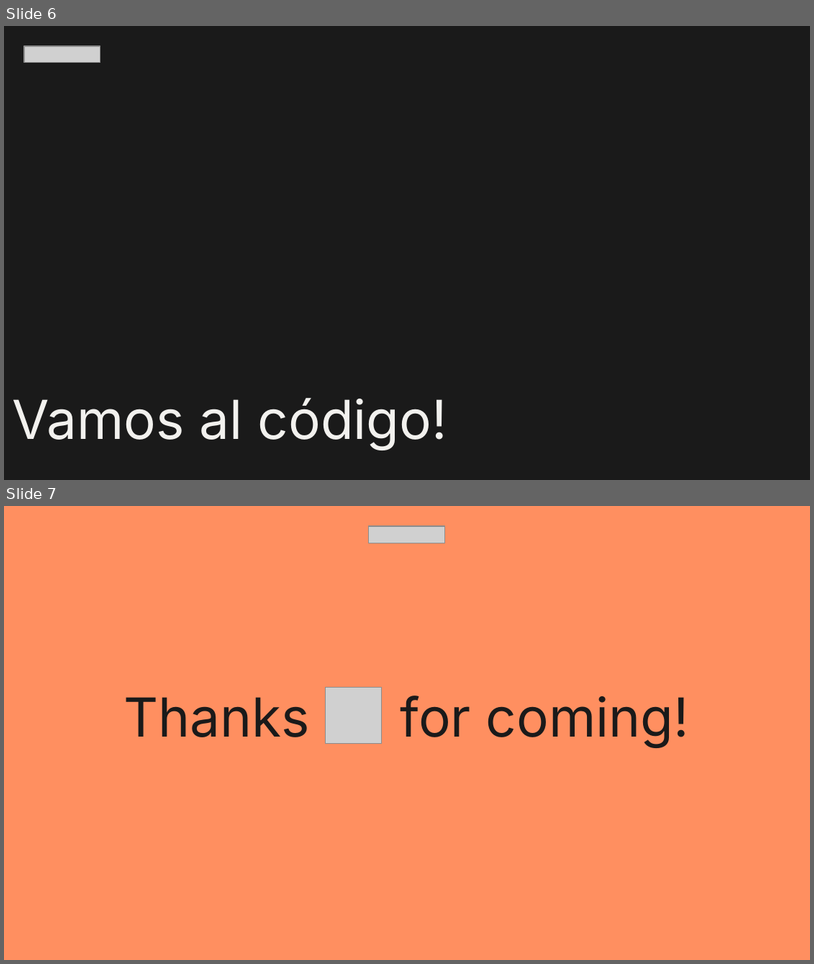
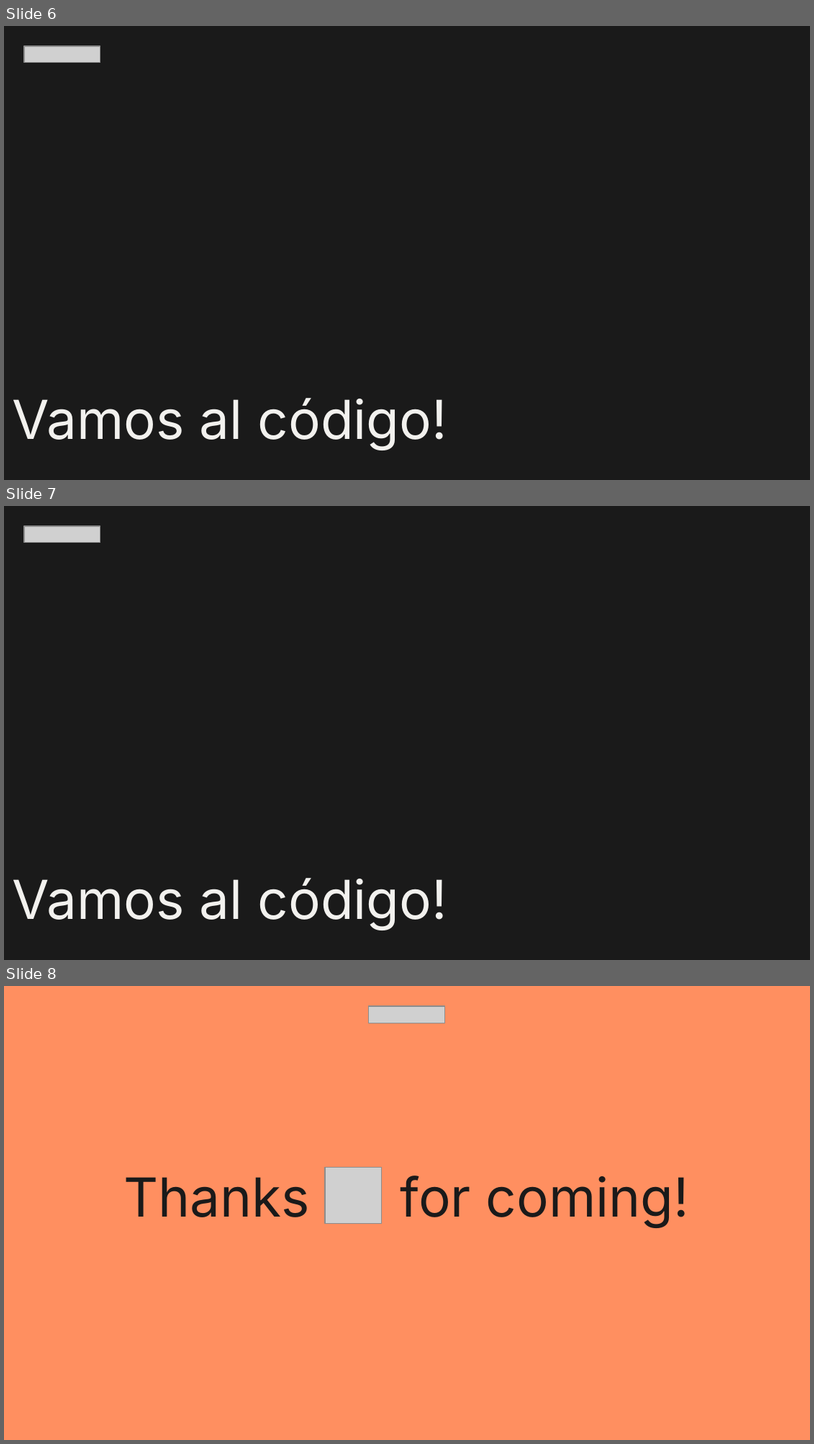
Before and after one commit to zyntonyson/bootcamp_ds_da, a slide deck: 09-da-v8-pruebas-hipotesis/26-Prueba-hipotesis.pptx. Shown one above the other, each under a label of ours: slides 6 and 7 before the commit, slides 6, 7 and 8 after it. The pictures are 814x964 and 814x1444 pixels, drawn with LibreOffice and Linux fonts; fonts in the diff are those of the drawing; grey boxes stand for pictures. Boxes give left, top, right and bottom in pixels: in the first picture for what was removed or moved away, otherwise in the second. Text is boxed around its words. In the diff, an @@ line names an element or a change of style, - is before the commit and + after.

```diff
--- a/09-da-v8-pruebas-hipotesis/26-Prueba-hipotesis.pptx
+++ b/09-da-v8-pruebas-hipotesis/26-Prueba-hipotesis.pptx
@@ slide 7 added at bbox=[4, 506, 810, 960], background #1A1A1A @@
@@ picture added at bbox=[24, 526, 100, 542] @@
@@ title added at bbox=[13, 878, 448, 930], 48 pt, text #F2F1EE @@
+Vamos al código!
@@ what was slide 7 is now slide 8 @@
```
Also in this commit, not shown: 4 slides changed, 7 other files.
